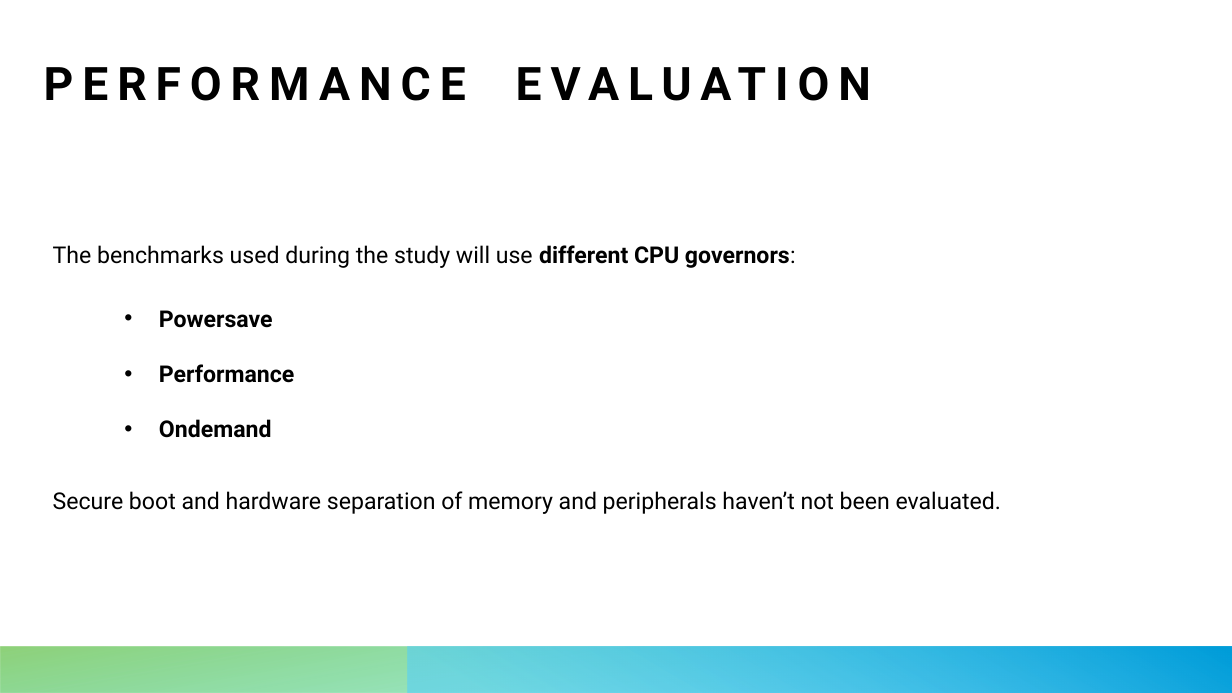
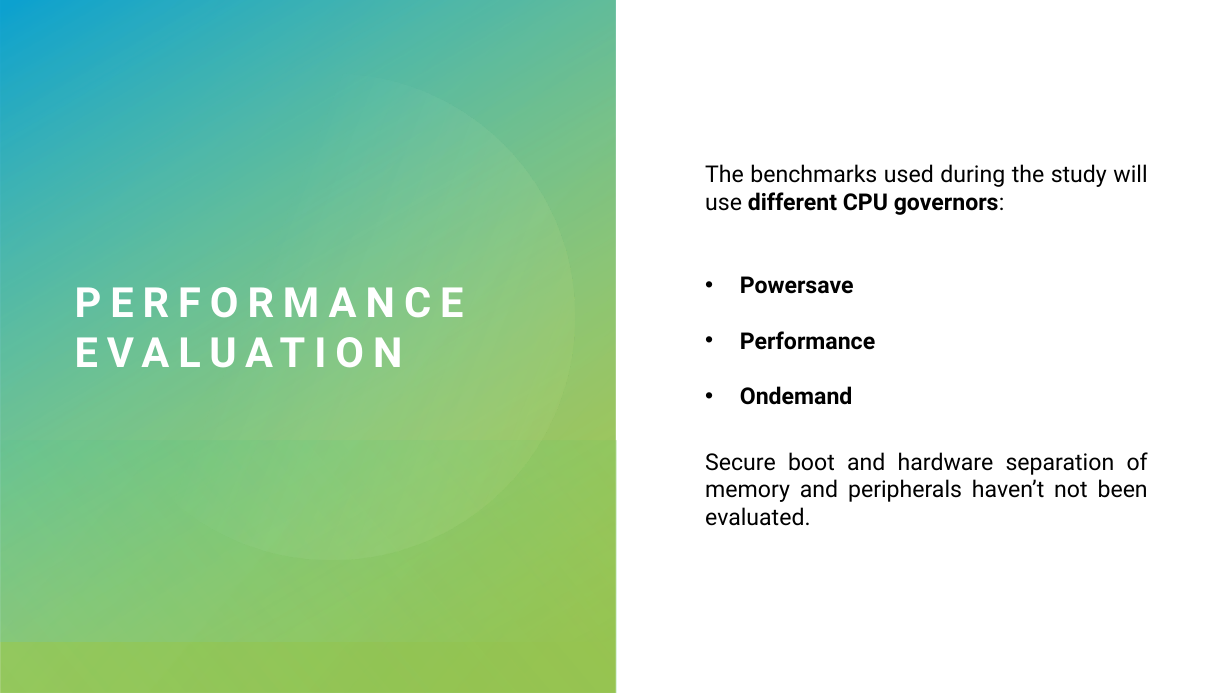
Before and after one commit to leonardopoggiani/Appunti, a slide deck: slide 24 of ComputerArchitecture/Presentazione/Presentazione_2.pptx. Drawn at 1232x693 pixels with LibreOffice and Linux fonts; fonts in the diff are those of the drawing. Boxes give left, top, right and bottom in pixels: in the first picture for what was removed or moved away, otherwise in the second. Text is boxed around its words. In the diff, an @@ line names an element or a change of style, - is before the commit and + after.

```diff
--- a/ComputerArchitecture/Presentazione/Presentazione_2.pptx
+++ b/ComputerArchitecture/Presentazione/Presentazione_2.pptx
@@ rectangle added at bbox=[0, 0, 1232, 693], fill #FFFFFF @@
@@ rectangle added at bbox=[0, 0, 616, 693], fill gradient #A5C249 to #7CCA62 @@
@@ rectangle added at bbox=[0, 0, 616, 642], fill gradient #B0DFA1 to #009DD9 @@
@@ ellipse added at bbox=[44, 30, 618, 604], fill gradient #CAFBED to #A5C249 @@
@@ text "The benchmarks used during the ...": place and size @@
-text "The benchmarks used during the ..." at bbox=[53, 491, 1001, 514]
+text "The benchmarks used during the ..." at bbox=[705, 164, 1148, 526]
@@ text at bbox=[705, 164, 1147, 405]: paragraphs added @@
+The benchmarks used during the study will use different CPU governors:
+• Powersave
+• Performance
+• Ondemand
@@ text removed at bbox=[53, 245, 796, 268] @@
-The benchmarks used during the study will use different CPU governors:
@@ text "PERFORMANCE EVALUATION": place and size @@
-text "PERFORMANCE EVALUATION" at bbox=[44, 66, 466, 101]
+text "PERFORMANCE EVALUATION" at bbox=[75, 287, 464, 318]
@@ text "PERFORMANCE EVALUATION" at bbox=[75, 287, 464, 318]: size 36 to 32.4 pt, text colour #000000 to #FFFFFF @@
@@ text removed at bbox=[159, 310, 294, 438] @@
-• Powersave
-• Performance
-• Ondemand
@@ rectangle added at bbox=[0, 440, 616, 693], fill gradient #7CCA62 to #10CF9B @@
@@ text at bbox=[705, 452, 1148, 526]: alignment left to justified @@
@@ rectangle added at bbox=[0, 647, 1232, 693], fill gradient #10CF9B to #7CCA62 @@
@@ rectangle added at bbox=[409, 647, 1232, 693], fill gradient #4FCEFF to #009DD9 @@
```
Also in this commit, not shown: 24 other slides changed, 9 slides added, 7 slides removed, 3 other files.
